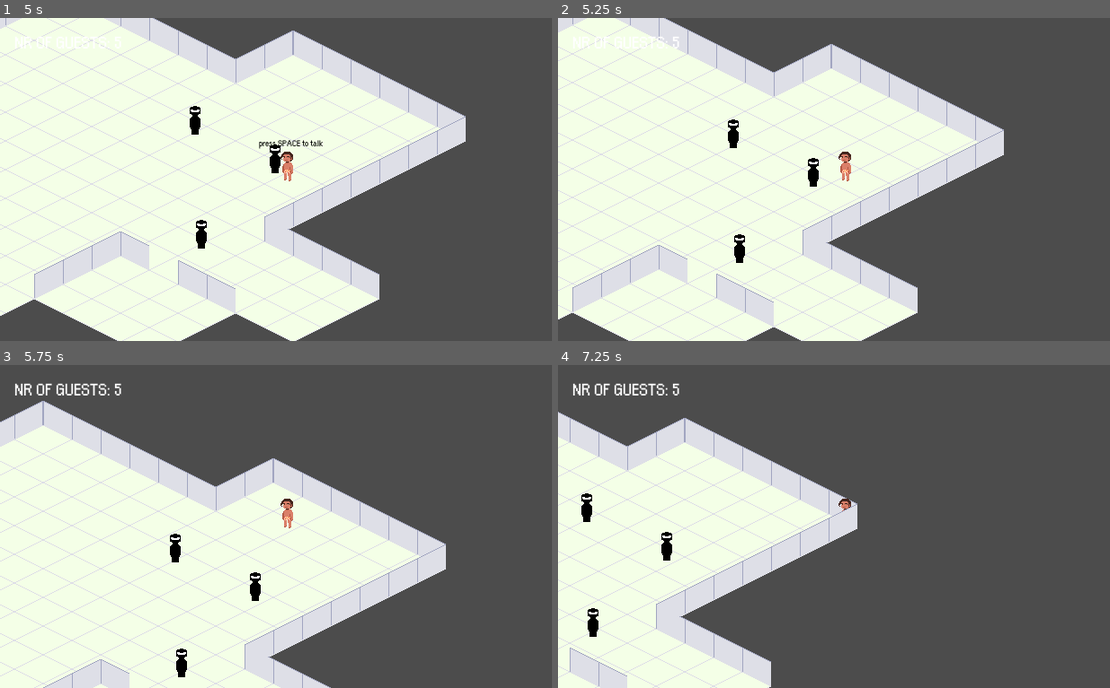
Above: before the commit, frames 1-4 (two rows, left to right).
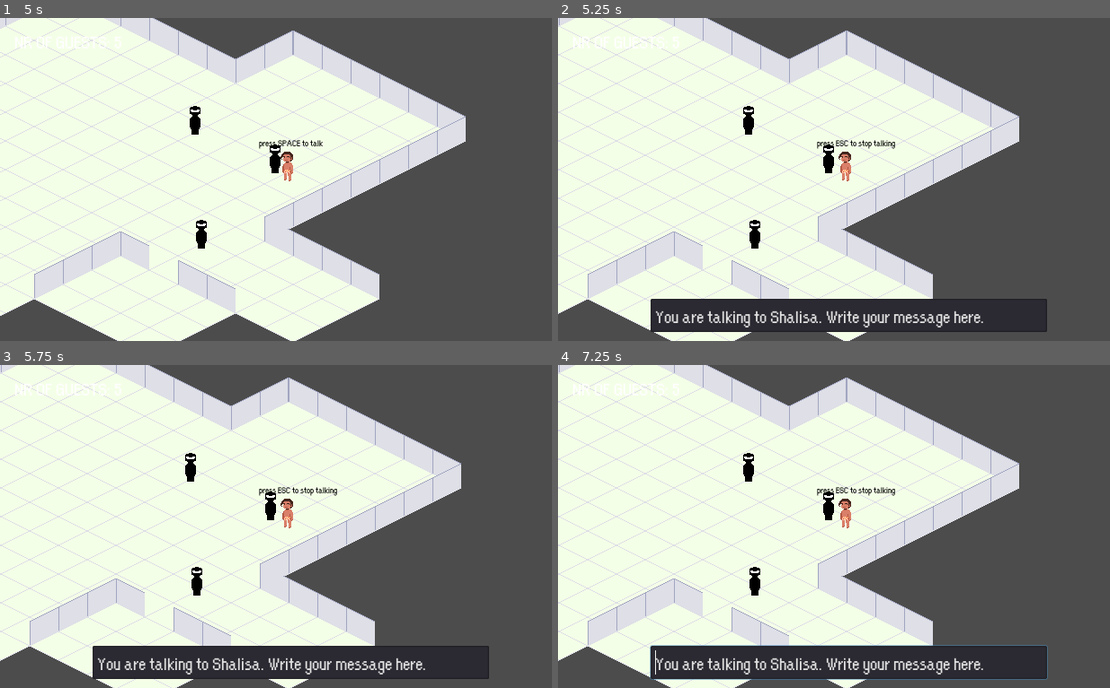
Above: after the commit, the same moments.

Repository: Boffl/language-game-prototype
Game: Godot game, scene res://Party.tscn
Same seed, same stepped clock (60 frames per second), same inputs: the game is played once before the commit and once after it.
Inputs:
- Up to frame 1 (5 s): tap Enter (ui_accept) at 0.5, 0.77, 1.25, 1.52, 2, 2.75, 3.02, 3.5, 3.77, 4.52 s; hold Up (ui_up) 0.53-2.03 s; hold Left (ui_left) 2.03-3.53 s; hold Down (ui_down) 3.53-4.28 s; tap Escape (ui_cancel) at 4.15 s; hold Right (ui_right) from 4.28 s (still down)
- Up to frame 2 (5.25 s): tap Space at 5 s; release Right (ui_right) at 5.03 s; hold Up (ui_up) from 5.03 s (still down)
- Up to frame 3 (5.75 s): keep holding Up (ui_up)
- Up to frame 4 (7.25 s): release Up (ui_up) at 5.78 s; hold Right (ui_right) from 5.78 s (still down); tap Enter (ui_accept) at 6.02, 6.77 s

Frame 1 is identical in both runs. In frame 2, 27% of the frame differs, in the area x 0-89%, y 0-100%; in frame 3, 47%; in frame 4, 50%.

Commit message:
forgot to add is_talking=false on line 69...

Diff:
--- a/Player/Player.gd
+++ b/Player/Player.gd
@@ -66,8 +66,10 @@
 		# cancel chatBox
 		if Input.is_action_just_pressed("ui_cancel"):
 			if is_talking:
+				is_talking = false
 				can_move = true
 				partyGuest.end_conversation()
+				print("Player is no longer talking to " + partyGuest.guest_name)
 				get_node("InteractionLabel").set_text("press SPACE to talk")
 				partyGuest.can_move = true
 
